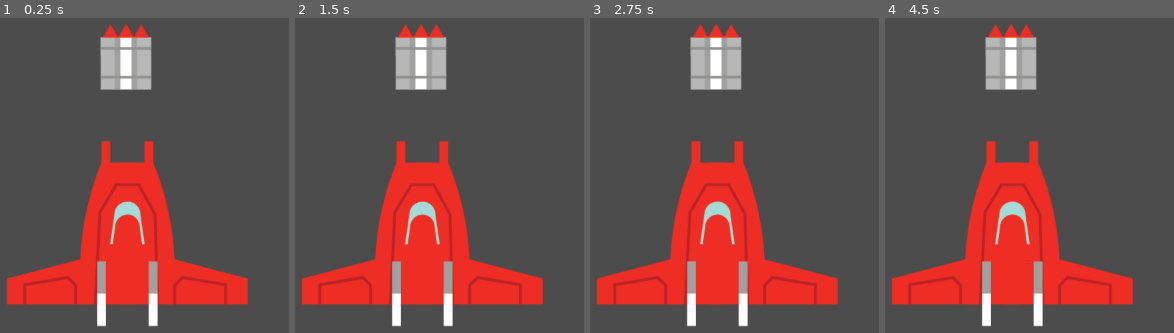
Above: before the commit, frames 1-4 (left to right).
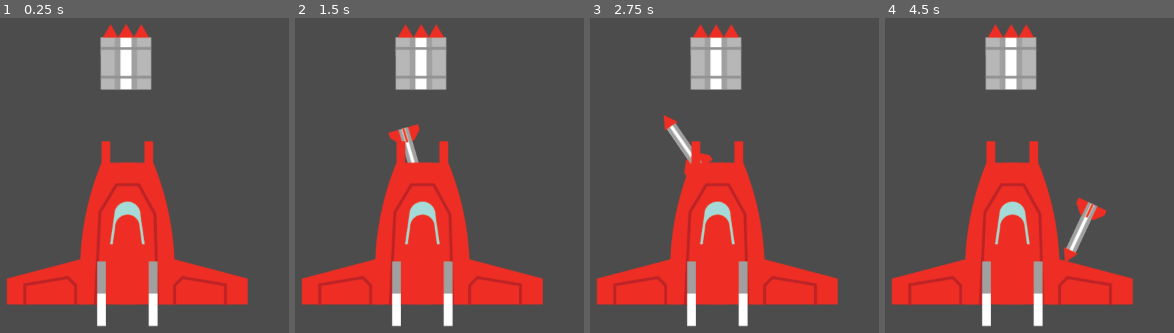
Above: after the commit, the same moments.

Repository: hashtagopenjam/openjam2019
Game: Godot game, scene res://Game.tscn
The game is run twice, just before and just after one commit, with the same random seed, the same clock (stepped at 60 frames per second) and the same inputs.
Inputs (mouse positions are in pixels of both pictures, inside the frame that each line leads up to):
- Up to frame 1 (0.25 s): no input
- Up to frame 2 (1.5 s): tap Enter at 0.5 s; move the mouse to (422, 251) at 0.52 s; click (422, 251) at 0.67 s; move the mouse to (outside the picture) at 1.27 s; click (outside the picture) at 1.42 s
- Up to frame 3 (2.75 s): move the mouse to (806, 55) at 2.02 s; click (806, 55) at 2.17 s
- Up to frame 4 (4.5 s): move the mouse to (983, 279) at 2.77 s; click (983, 279) at 2.92 s; move the mouse to (outside the picture) at 3.52 s; click (outside the picture) at 3.67 s; move the mouse to (outside the picture) at 4.27 s; click (outside the picture) at 4.42 s

The runs differ from the first frame. In frame 2, 0.7% of the frame differs, in the area x 32-44%, y 2-47%; in frame 3, 0.8%; in frame 4, 1.0%, in the area x 41-77%, y 2-78%.

Commit message:
Click and move missile

Diff:
--- a/Hero.tscn
+++ b/Hero.tscn
@@ -1,49 +1,42 @@
 [gd_scene load_steps=9 format=2]
 
 [ext_resource path="res://scripts/ship.gd" type="Script" id=1]
-[ext_resource path="res://assets/sprites/Hero/UI_Gameassets_Ship.png" type="Texture" id=2]
-[ext_resource path="res://scripts/weapon.gd" type="Script" id=3]
+[ext_resource path="res://scripts/weapon.gd" type="Script" id=2]
+[ext_resource path="res://scripts/ordinance.gd" type="Script" id=3]
 [ext_resource path="res://assets/sprites/Hero/UI_Gameassets_Missile.png" type="Texture" id=4]
 [ext_resource path="res://assets/sprites/Hero/UI_Gameassets_MissileGun.png" type="Texture" id=5]
+[ext_resource path="res://assets/sprites/Hero/UI_Gameassets_Ship.png" type="Texture" id=6]
 
-[sub_resource type="ConvexPolygonShape2D" id=1]
-
-[sub_resource type="CapsuleShape2D" id=3]
+[sub_resource type="CapsuleShape2D" id=2]
 radius = 25.8723
 height = 64.6653
 
-[sub_resource type="RectangleShape2D" id=2]
-extents = Vector2( 44.2654, 51.0096 )
+[sub_resource type="ConvexPolygonShape2D" id=1]
 
 [node name="ship" type="KinematicBody2D"]
 input_pickable = true
 script = ExtResource( 1 )
 
+[node name="weapon" type="Node2D" parent="."]
+position = Vector2( 0, -250 )
+script = ExtResource( 2 )
+
+[node name="ordinance" type="KinematicBody2D" parent="weapon"]
+script = ExtResource( 3 )
+
+[node name="ammo" type="Sprite" parent="weapon/ordinance"]
+texture = ExtResource( 4 )
+
+[node name="hitbox" type="CollisionShape2D" parent="weapon/ordinance"]
+shape = SubResource( 2 )
+
+[node name="image" type="Sprite" parent="weapon"]
+texture = ExtResource( 5 )
+
 [node name="image" type="Sprite" parent="."]
-texture = ExtResource( 2 )
+texture = ExtResource( 6 )
 
 [node name="hitbox" type="CollisionShape2D" parent="."]
 position = Vector2( 0, 42.252 )
 scale = Vector2( 26.6579, 22.7756 )
 shape = SubResource( 1 )
-
-[node name="weapon" type="KinematicBody2D" parent="."]
-script = ExtResource( 3 )
-
-[node name="ordinance" type="KinematicBody2D" parent="weapon"]
-
-[node name="ammo" type="Sprite" parent="weapon/ordinance"]
-position = Vector2( 0, -249.647 )
-texture = ExtResource( 4 )
-
-[node name="hitbox" type="CollisionShape2D" parent="weapon/ordinance"]
-position = Vector2( 0, -243.396 )
-shape = SubResource( 3 )
-
-[node name="image" type="Sprite" parent="weapon"]
-position = Vector2( 0, -250 )
-texture = ExtResource( 5 )
-
-[node name="hitbox" type="CollisionShape2D" parent="weapon"]
-position = Vector2( 0, -250 )
-shape = SubResource( 2 )
--- /dev/null
+++ b/scripts/ordinance.gd
@@ -0,0 +1,27 @@
+extends KinematicBody2D
+
+export (int) var speed = 200
+
+var missile = preload("res://assets/sprites/Hero/UI_Gameassets_Missile.png")
+var explosion = preload("res://assets/sprites/Hero/UI_Gameassets_Explosion.png")
+var target = Vector2()
+var velocity = Vector2()
+
+
+# Called when the node enters the scene tree for the first time.
+func _ready():
+	pass # Replace with function body.
+
+func fire(coords, offset):
+	print("Firing at:", coords, offset)
+	target = coords - offset
+
+func _physics_process(delta):
+	velocity = (target - position).normalized() * speed
+
+	rotation = velocity.angle()
+	if (target - position).length() > 5:
+		velocity = move_and_slide(velocity)
+		$ammo.texture = missile
+	elif (target - position).length() > 0:
+		$ammo.texture = explosion
--- a/scripts/weapon.gd
+++ b/scripts/weapon.gd
@@ -1,9 +1,4 @@
-extends KinematicBody2D
-
-# Declare member variables here. Examples:
-# var a = 2
-# var b = "text"
-
+extends Node2D
 
 # Called when the node enters the scene tree for the first time.
 func _ready():
@@ -13,5 +8,7 @@
 #func _process(delta):
 #	pass
 
+
+
 func fire(coords):
-	print("Firing at:", coords)
+	$ordinance.fire(coords, self.global_position)
